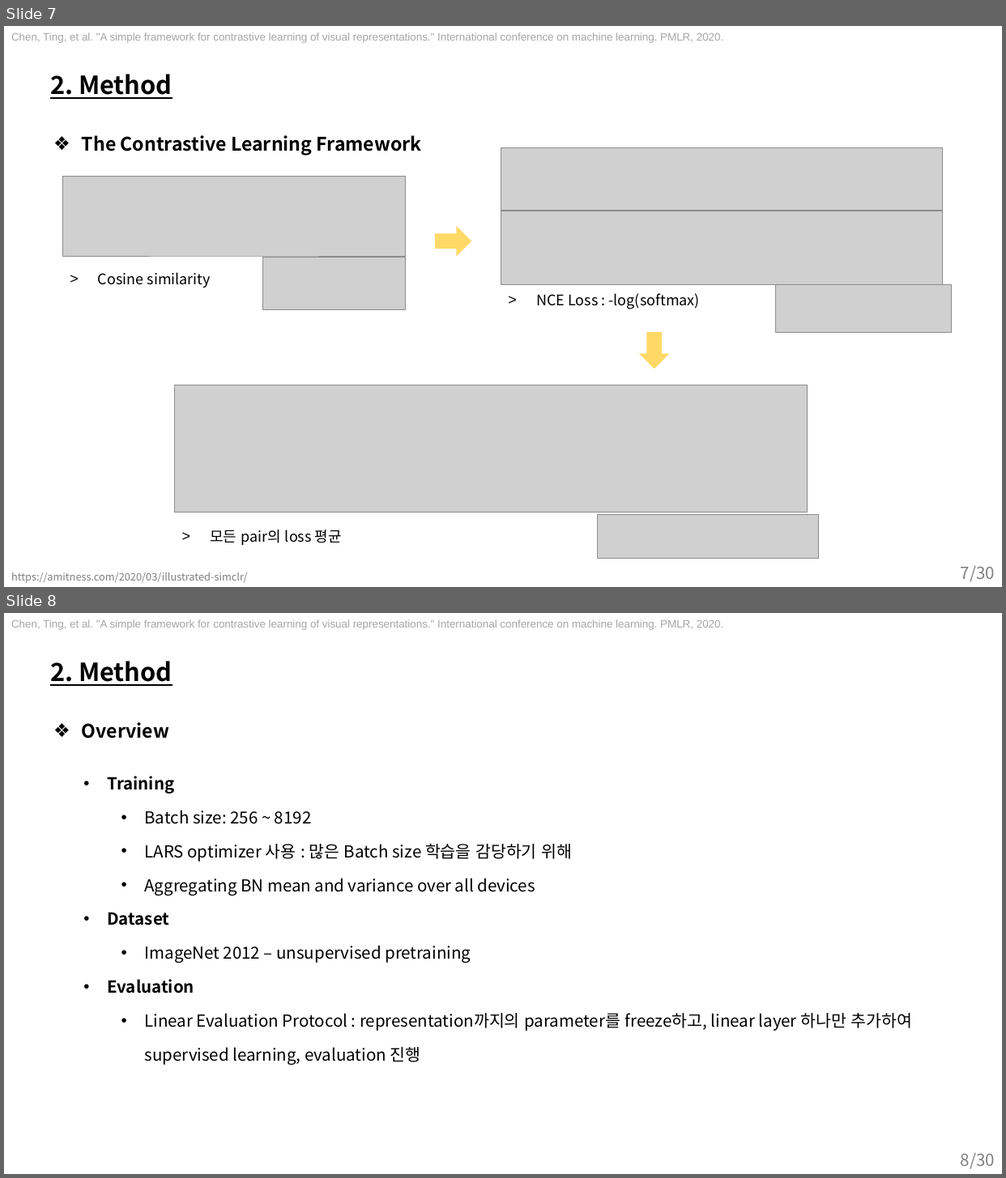
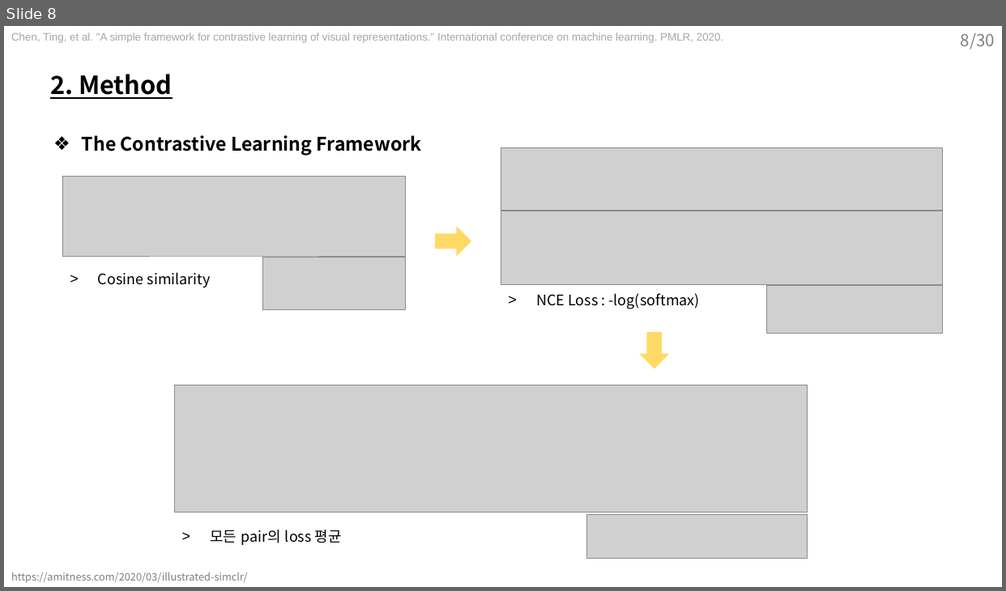
Before and after one commit to sohee98/LabSeminar, a slide deck: 220810_Contrastive learning/22.08.10 - Contrastive Learning.pptx. Shown one above the other, each under a label of ours: slides 7 and 8 before the commit, slide 8 after it. The pictures are 1006x1178 and 1006x591 pixels, drawn with LibreOffice and Linux fonts; fonts in the diff are those of the drawing; grey boxes stand for pictures. Boxes give left, top, right and bottom in pixels: in the first picture for what was removed or moved away, otherwise in the second. Text is boxed around its words. In the diff, an @@ line names an element or a change of style, - is before the commit and + after.

```diff
--- a/220810_Contrastive learning/22.08.10 - Contrastive Learning.pptx
+++ b/220810_Contrastive learning/22.08.10 - Contrastive Learning.pptx
@@ slide 8 removed at (x1=4, y1=613, x2=1002, y2=1174), background #FFFFFF; not listed: 1 template element that a slide beside it also shows @@
@@ text removed at (x1=11, y1=619, x2=723, y2=630) @@
-Chen, Ting, et al. "A simple framework for contrastive learning of visual representations." International conference on machine learning. PMLR, 2020.
@@ title removed at (x1=50, y1=661, x2=172, y2=686) @@
-2. Method
@@ text removed at (x1=82, y1=722, x2=169, y2=739) @@
-❖ Overview
@@ text removed at (x1=107, y1=776, x2=912, y2=1065) @@
-• Training
-  • Batch size: 256 ~ 8192
-  • LARS optimizer 사용 : 많은 Batch size 학습을 감당하기 위해
-  • Aggregating BN mean and variance over all devices
-• Dataset
-  • ImageNet 2012 – unsupervised pretraining
-• Evaluation
-  • Linear Evaluation Protocol : representation까지의 parameter를 freeze하고, linear layer 하나만 추가하여 supervised learning, evaluation 진행
@@ what was slide 7 is now slide 8 @@
@@ slide 8 changed as well @@
@@ page number added at (x1=961, y1=33, x2=995, y2=49), 16 pt, text #808080 @@
+8/30
@@ picture moved from (x1=776, y1=285, x2=951, y2=332) to (x1=767, y1=286, x2=942, y2=333) @@
@@ picture moved from (x1=598, y1=515, x2=819, y2=559) to (x1=587, y1=515, x2=808, y2=559) @@
@@ page number removed at (x1=961, y1=566, x2=995, y2=582) @@
-7/30
```
Also in this commit, not shown: 10 other slides changed, 3 slides added, 3 other slides removed.
